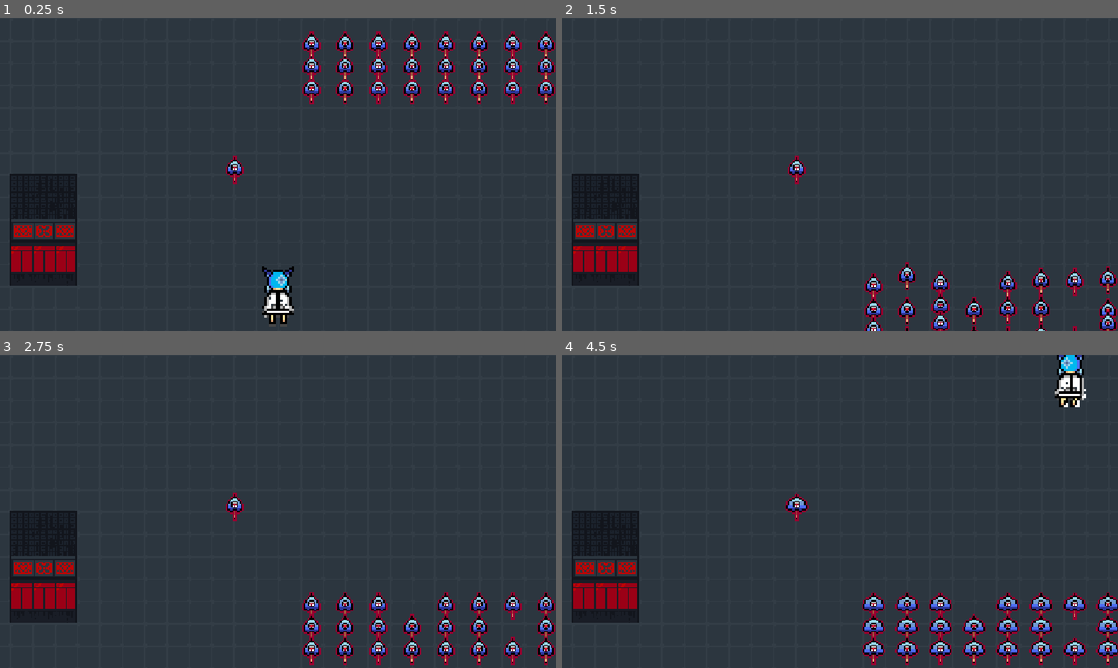
Above: before the commit, frames 1-4 (two rows, left to right).
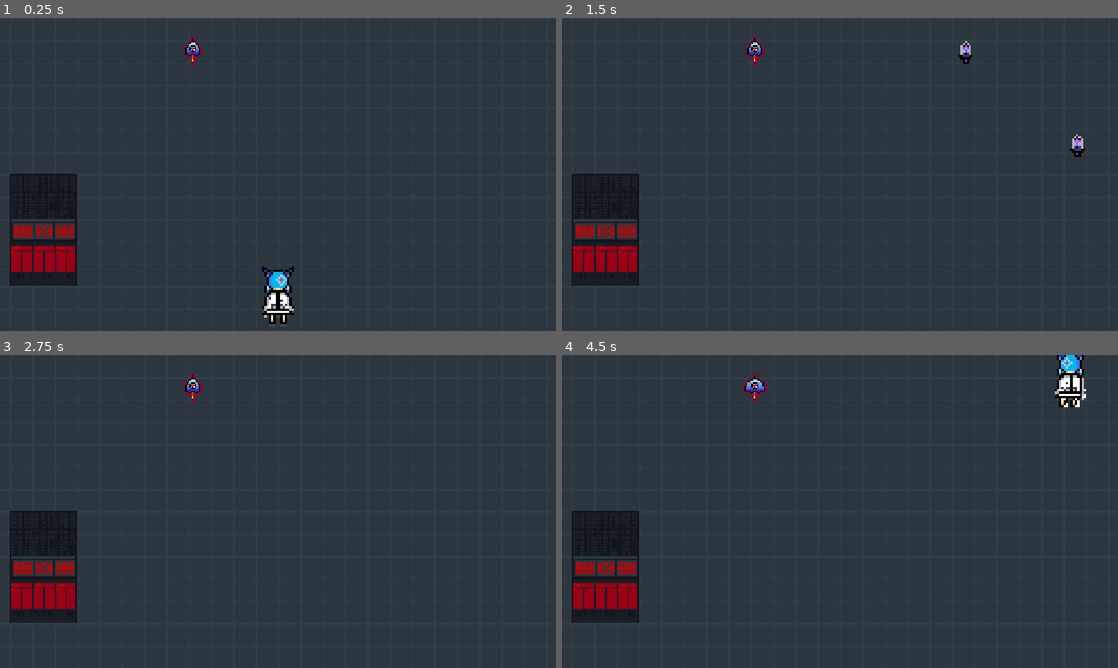
Above: after the commit, the same moments.

Repository: seaturtl33/CIEE
Game: Godot game, scene res://Leo K/game.tscn
The game is run twice, just before and just after one commit, with the same random seed, the same clock (stepped at 60 frames per second) and the same inputs.
Inputs:
- Up to frame 1 (0.25 s): no input
- Up to frame 2 (1.5 s): hold Right (right) 0.53-1.28 s; hold Z (shoot) 0.53-1.28 s; hold Down (down) from 1.28 s (still down); tap Z (shoot) at 1.35 s
- Up to frame 3 (2.75 s): release Down (down) at 2.03 s; hold Right (right) from 2.03 s (still down); hold Z (shoot) from 2.03 s (still down)
- Up to frame 4 (4.5 s): release Right (right) at 2.78 s; release Z (shoot) at 2.78 s; hold Up (up) 2.78-3.53 s; tap Z (shoot) at 2.85, 4.35 s; hold Z (shoot) 3.53-4.28 s; hold Left (left) from 3.53 s (still down); tap Enter at 4.25 s

The runs differ from the first frame. In frame 1, 4.2% of the frame differs, in the area x 33-100%, y 4-54%; in frame 2, 3.3%; in frame 3, 3.9%; in frame 4, 4.8%, in the area x 32-100%, y 6-100%.

Commit message:
enemies rain down - Leo K

Diff:
--- /dev/null
+++ b/Leo K/enemy_bullet.gd
@@ -0,0 +1,25 @@
+extends Area2D
+
+var bullet_scene = preload("res://Leo K/Single projectile.png")
+
+@export var speed = 150
+
+func start(pos):
+	position = pos
+
+func _process(delta):
+	position.y += speed * delta
+
+func _on_visible_on_screen_notifier_2d_screen_exited():
+	queue_free()
+
+func _on_area_entered(area):
+	if area.name == "Player":
+		queue_free()
+
+func _on_shoot_timer_timeout():
+	var b = bullet_scene.instantiate()
+	get_tree().root.add_child(b)
+	b.start(position)
+	$ShootTimer.wait_time = randf_range(4, 20)
+	$ShootTimer.start()
--- a/Leo K/enemy_bullet.tscn
+++ b/Leo K/enemy_bullet.tscn
@@ -1,14 +1,21 @@
 [gd_scene format=3 uid="uid://dveoaagtdodht"]
 
+[ext_resource type="Script" uid="uid://dcf681dmsjplp" path="res://Leo K/enemy_bullet.gd" id="1_8as83"]
 [ext_resource type="Texture2D" uid="uid://7j1sg6uwwimj" path="res://Leo K/Single projectile.png" id="1_o3j4s"]
 
 [sub_resource type="CircleShape2D" id="CircleShape2D_x3mmv"]
 radius = 2.0
 
 [node name="Enemy Bullet" type="Area2D" unique_id=1483744449]
+z_index = 3
+script = ExtResource("1_8as83")
 
 [node name="Sprite2D" type="Sprite2D" parent="." unique_id=2082221781]
+z_index = 3
 texture = ExtResource("1_o3j4s")
 
 [node name="CollisionShape2D" type="CollisionShape2D" parent="." unique_id=217360770]
+z_index = 3
 shape = SubResource("CircleShape2D_x3mmv")
+
+[node name="VisibleOnScreenNotifier2D" type="VisibleOnScreenNotifier2D" parent="." unique_id=2028175993]
--- a/Leo K/game.gd
+++ b/Leo K/game.gd
@@ -3,12 +3,16 @@
 var enemy = preload("res://Leo K/umbrella_2.tscn")
 var score = 0
 
+var viewportSize
+
 # Called when the node enters the scene tree for the first time.
 func _ready() -> void:
-	spawn_enemies()
+	viewportSize = get_viewport_rect().size
+	print(viewportSize)
+	#spawn_enemies()
 
 func spawn_enemies():
-	for x in range(9):
+	for x in range (4): ##for x in range(9):
 		for y in range(3):
 			var e = enemy.instantiate()
 			var pos = Vector2(x * (16 + 8) + 24, 16 * 4 + y * 16)
@@ -22,3 +26,14 @@
 # Called every frame. 'delta' is the elapsed time since the previous frame.
 func _process(delta: float) -> void:
 	pass
+
+
+func _on_spawn_timer_timeout() -> void:
+	# Spawn here
+	var e = enemy.instantiate()
+	var pos = Vector2(randf_range(-viewportSize.x/2, viewportSize.x/2), -viewportSize.y/2)
+	add_child(e)
+	#e.start(pos)
+	e.position = pos
+	e.speed = 75
+	e.died.connect(_on_enemy_died)
--- a/Leo K/game.tscn
+++ b/Leo K/game.tscn
@@ -525,4 +525,9 @@
 layer_0/tile_data = PackedInt32Array(196596, 0, 0, 262132, 0, 1, 327668, 0, 2, 196597, 65536, 0, 262133, 65536, 1, 3276 …(187 unchanged characters)…
 
 [node name="Umbrella2" parent="." unique_id=617673584 instance=ExtResource("6_ifrcp")]
-position = Vector2(-31, -7)
+position = Vector2(-61, -92)
+
+[node name="SpawnTimer" type="Timer" parent="." unique_id=1070735998]
+autostart = true
+
+[connection signal="timeout" from="SpawnTimer" to="." method="_on_spawn_timer_timeout"]
--- a/Leo K/umbrella_2.gd
+++ b/Leo K/umbrella_2.gd
@@ -2,7 +2,7 @@
 
 signal died
 
-var start_pos = Vector2.ZERO
+var start_pos: Vector2
 var speed = 0
 
 @onready var screensize  = get_viewport_rect().size
@@ -10,18 +10,18 @@
 func _ready() -> void:
 	add_to_group("enemies")
 
-func start(pos):
-	speed = 0
-	position = Vector2(pos.x, -pos.y)
-	start_pos = pos
-	await get_tree().create_timer(randf_range(0.25, 0.55)).timeout
-	var tween = create_tween().set_trans(Tween.TRANS_BACK)
-	tween.tween_property(self, "position:y", start_pos.y, 1.4)
-	await tween.finished
-	$MoveTimer.wait_time = randf_range(5, 20)
-	$MoveTimer.start()
-	$ShootTimer.wait_time = randf_range(4, 20)
-	$ShootTimer.start()
+#func start(pos):
+	#speed = 0
+	#position = Vector2(start_pos.x, start_pos.y - screensize.y/3)
+	#start_pos = pos
+	#await get_tree().create_timer(randf_range(0.25, 0.55)).timeout
+	#var tween = create_tween().set_trans(Tween.TRANS_BACK)
+	#tween.tween_property(self, "position:y", start_pos.y, 1.4)
+	#await tween.finished
+	#$MoveTimer.wait_time = randf_range(5, 20)
+	#$MoveTimer.start()
+	#$ShootTimer.wait_time = randf_range(4, 20)
+	#$ShootTimer.start()
 
 func _on_timer_timeout():
 	speed = randf_range(75, 100)
@@ -32,8 +32,8 @@
 
 func _process(delta):
 	position.y += speed * delta
-	if position.y > screensize.y + 32:
-		start(start_pos)
+	#if position.y > screensize.y + 32:
+		#start(start_pos)
 
 func explode():
 	speed = 0
Not shown, added: Leo K/enemy_bullet.gd.uid
